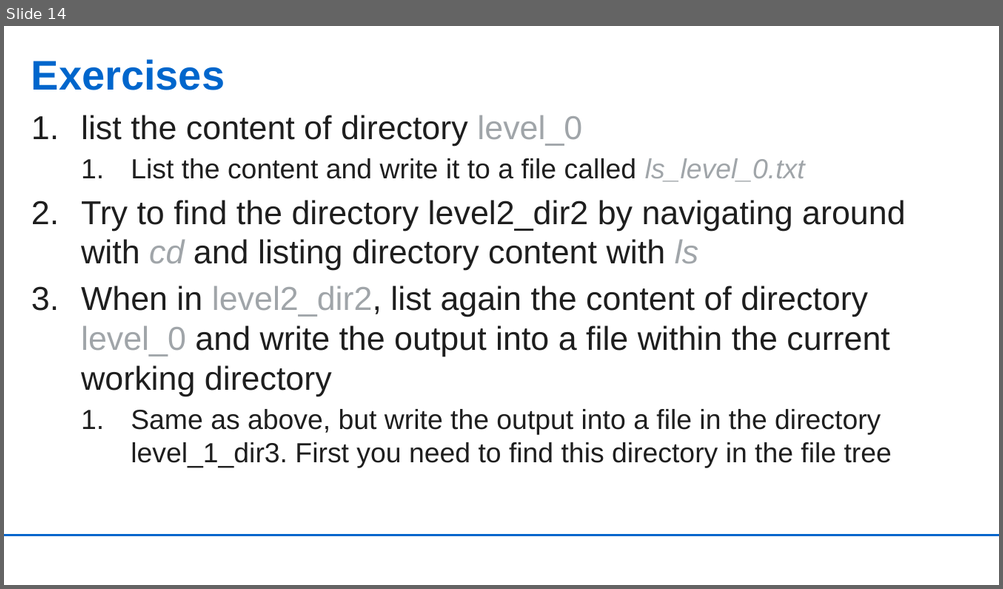
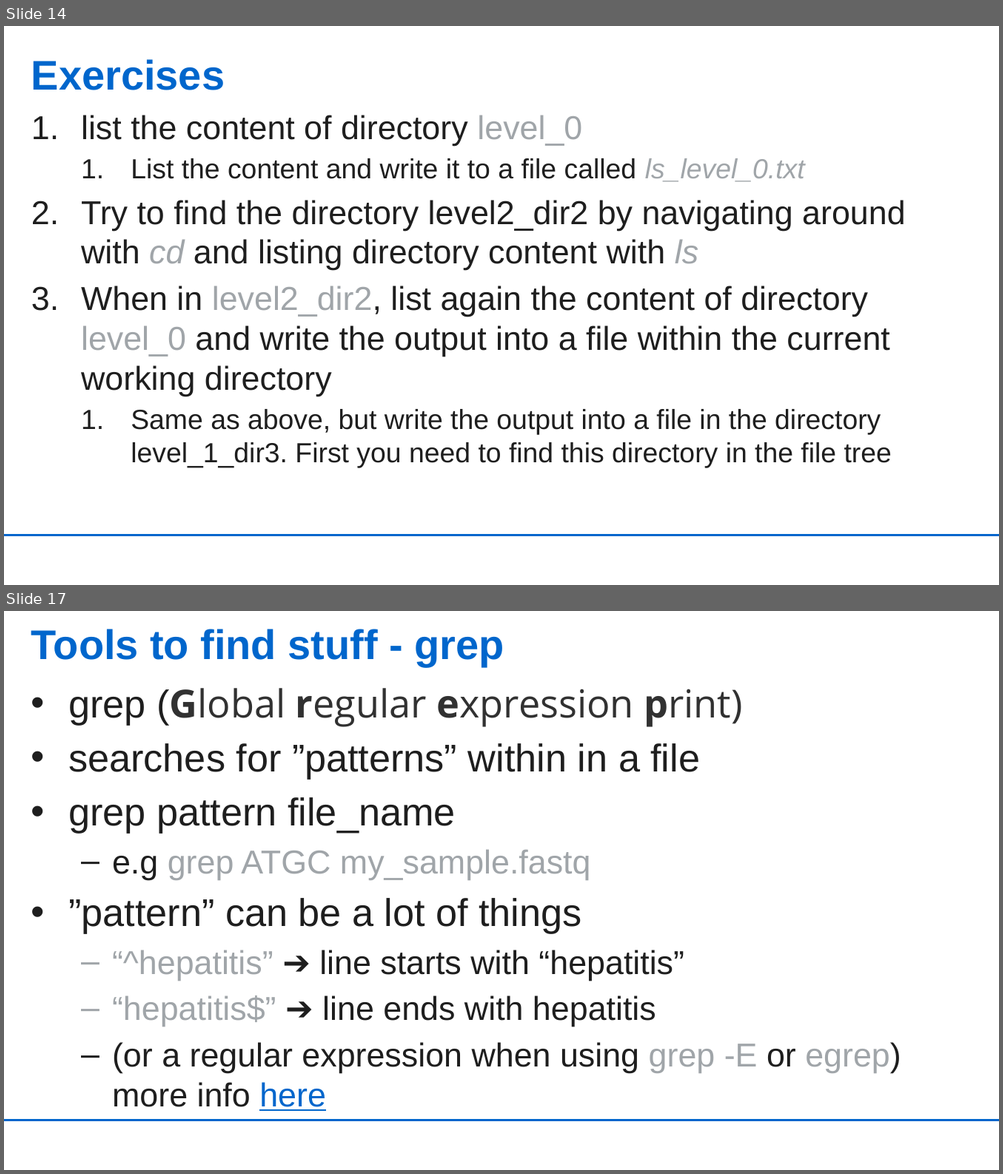
Before and after one commit to UdoGi/KCCR_snakemake_pipeline, a slide deck: slides/ghana_linux_basics.pptx. Shown one above the other, each under a label of ours: slide 14 before the commit, slides 14 and 17 after it; the slides between them are not shown. The pictures are 1003x589 and 1003x1174 pixels, drawn with LibreOffice and Linux fonts; fonts in the diff are those of the drawing; background and template pictures are left out. Boxes give left, top, right and bottom in pixels: in the first picture for what was removed or moved away, otherwise in the second. Text is boxed around its words. In the diff, an @@ line names an element or a change of style, - is before the commit and + after.

```diff
--- a/slides/ghana_linux_basics.pptx
+++ b/slides/ghana_linux_basics.pptx
@@ slide 17 added at [4, 611, 999, 1170], background #FFFFFF; not listed: 1 template element that a slide beside it also shows @@
@@ title added at [31, 629, 504, 667], 30 pt, text #0066CC, bold @@
+Tools to find stuff - grep
@@ text added at [68, 688, 900, 1073], 24 pt, text #1E1E1E @@
+• grep (Global regular expression print)
+• searches for ”patterns” within in a file
+• grep pattern file_name
+  – e.g grep ATGC my_sample.fastq
+• ”pattern” can be a lot of things
+  – “^hepatitis” ➔ line starts with “hepatitis”
+  – “hepatitis$” ➔ line ends with hepatitis
+  – (or a regular expression when using grep -E or egrep)
+    more info here
```
Also in this commit, not shown: 3 slides changed, 6 other slides added.
